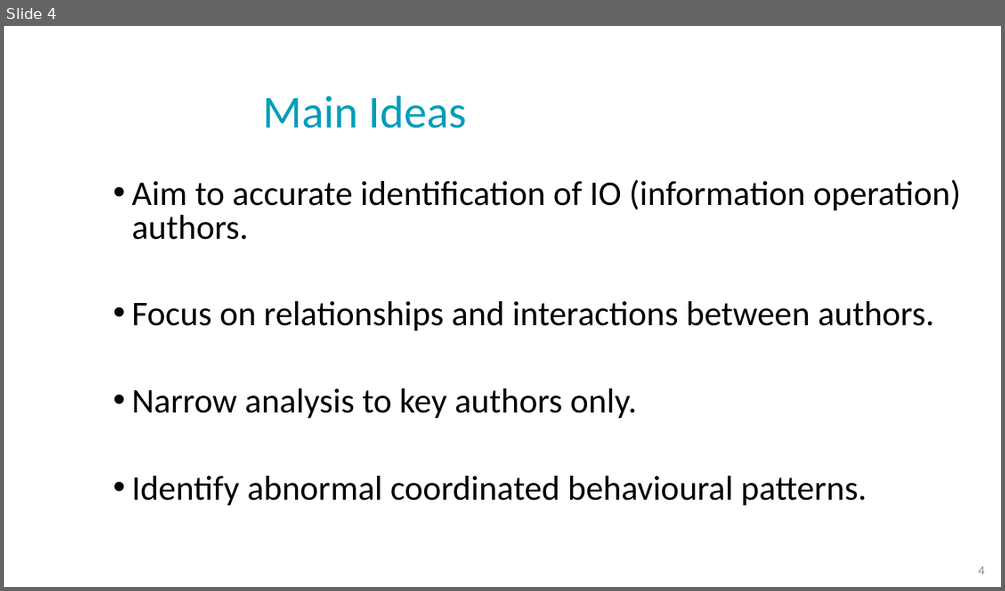
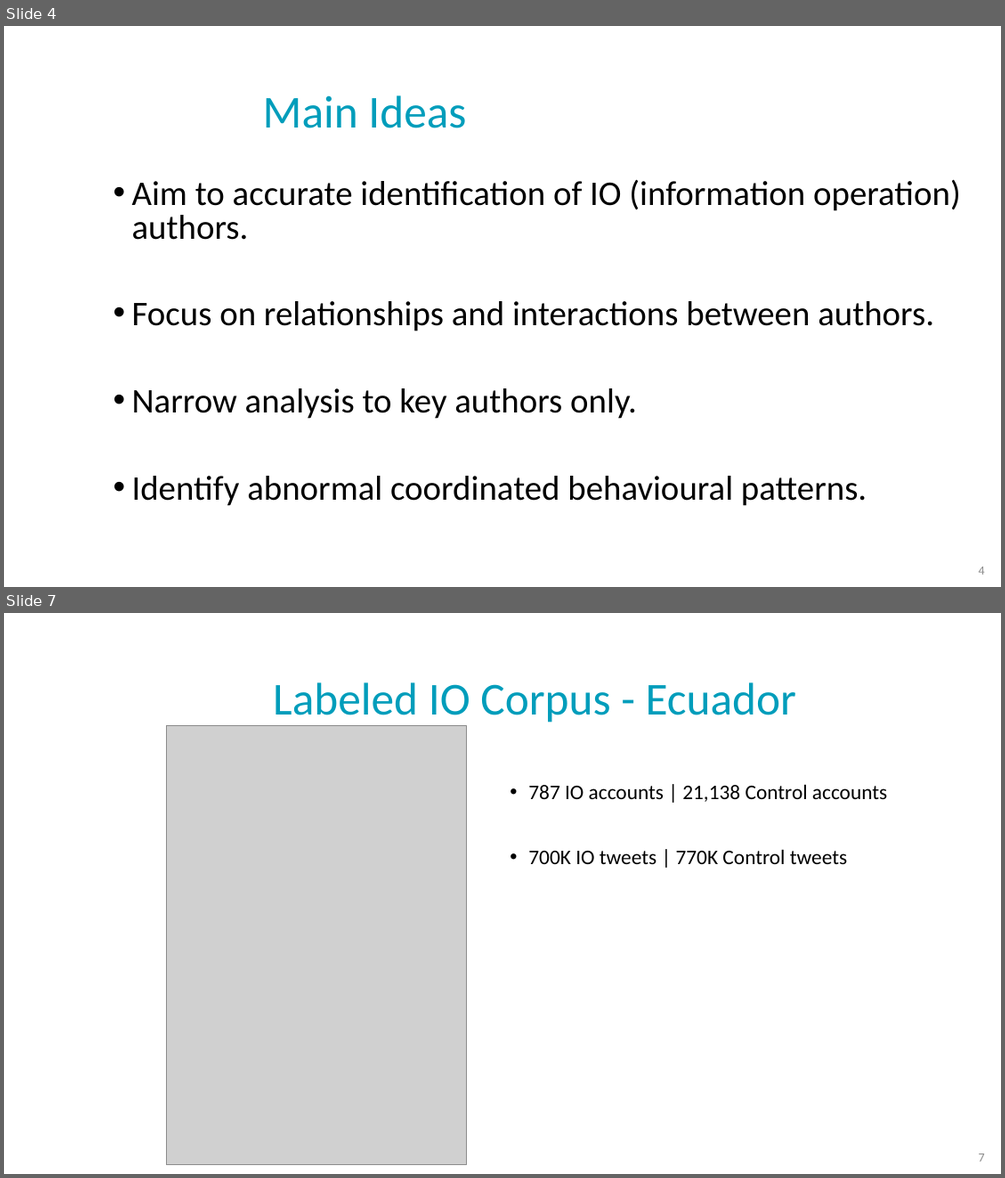
Before and after one commit to NoaTal1996/Backbone-Graph, a slide deck: docs/cbg_saback.pptx. Shown one above the other, each under a label of ours: slide 4 before the commit, slides 4 and 7 after it; the slides between them are not shown. The pictures are 1005x591 and 1005x1178 pixels, drawn with LibreOffice and Linux fonts; fonts in the diff are those of the drawing; grey boxes stand for pictures; background and template pictures are left out. Boxes give left, top, right and bottom in pixels: in the first picture for what was removed or moved away, otherwise in the second. Text is boxed around its words. In the diff, an @@ line names an element or a change of style, - is before the commit and + after.

```diff
--- a/docs/cbg_saback.pptx
+++ b/docs/cbg_saback.pptx
@@ slide 7 added at (x1=4, y1=613, x2=1001, y2=1174), background picture (left out) @@
@@ title added at (x1=273, y1=682, x2=796, y2=726), 44 pt, text #009DBB @@
+Labeled IO Corpus - Ecuador
@@ picture added at (x1=166, y1=725, x2=466, y2=1165) @@
@@ text added at (x1=528, y1=784, x2=887, y2=864), 20 pt, text #000000 @@
+• 787 IO accounts | 21,138 Control accounts
+• 700K IO tweets | 770K Control tweets
@@ page number added at (x1=979, y1=1153, x2=985, y2=1161), 12 pt, text #8C8C8C @@
+7
```
Also in this commit, not shown: 4 slides changed.
